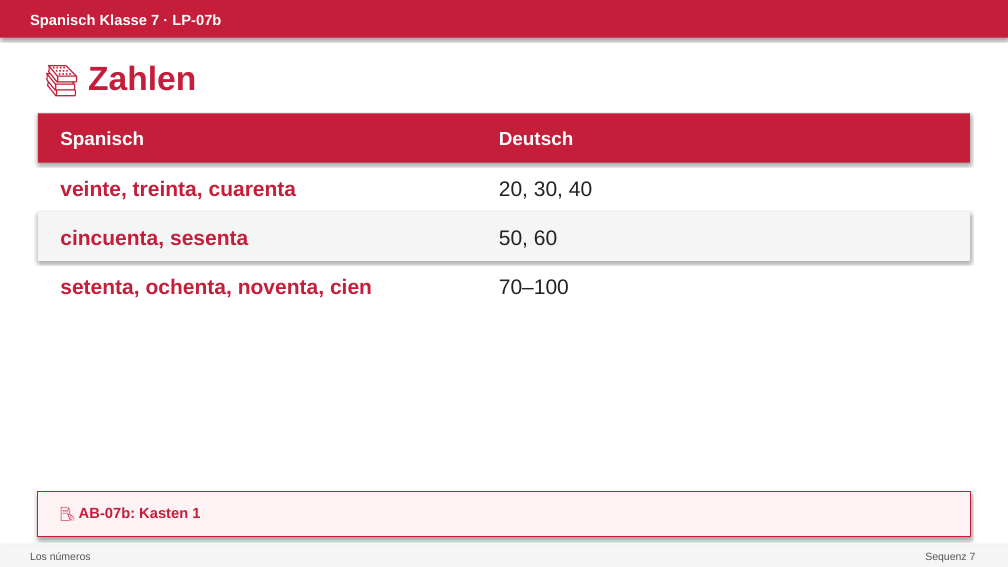
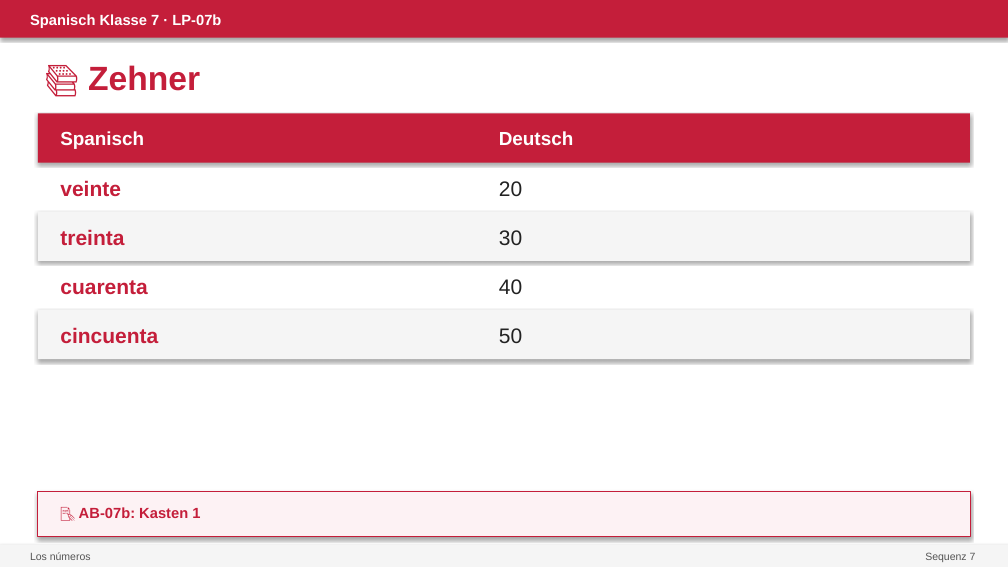
Before and after one commit to devbox42/sciencesim, a slide deck: slide 3 of projects/spanisch/kl07/sequenz-07-compras/07b-numeros/PPT-07b.pptx (slide 2 before the commit). Drawn at 1008x567 pixels with LibreOffice and Linux fonts; fonts in the diff are those of the drawing. Boxes give left, top, right and bottom in pixels: in the first picture for what was removed or moved away, otherwise in the second. Text is boxed around its words. In the diff, an @@ line names an element or a change of style, - is before the commit and + after.

```diff
--- a/projects/spanisch/kl07/sequenz-07-compras/07b-numeros/PPT-07b.pptx
+++ b/projects/spanisch/kl07/sequenz-07-compras/07b-numeros/PPT-07b.pptx
@@ text at (x1=88, y1=65, x2=200, y2=91): text changed @@
-📚 Zahlen
+📚 Zehner
@@ text at (x1=60, y1=180, x2=121, y2=196): text changed @@
-veinte, treinta, cuarenta
+veinte
@@ text at (x1=499, y1=181, x2=522, y2=196): text changed @@
-20, 30, 40
+20
@@ text at (x1=60, y1=229, x2=124, y2=245): text changed @@
-cincuenta, sesenta
+treinta
@@ text at (x1=499, y1=230, x2=522, y2=245): text changed @@
-50, 60
+30
@@ text at (x1=60, y1=280, x2=148, y2=295): text changed @@
-setenta, ochenta, noventa, cien
+cuarenta
@@ text at (x1=499, y1=279, x2=522, y2=294): text changed @@
-70–100
+40
@@ rectangle added at (x1=38, y1=310, x2=970, y2=359), fill #F5F5F5 @@
@@ text added at (x1=60, y1=327, x2=158, y2=343), 20 pt, text #C41E3A, bold @@
+cincuenta
@@ text added at (x1=499, y1=328, x2=522, y2=343), 20 pt, text #222222 @@
+50
```
Also in this commit, not shown: 2 other slides changed, 10 slides added, 32 other files.
